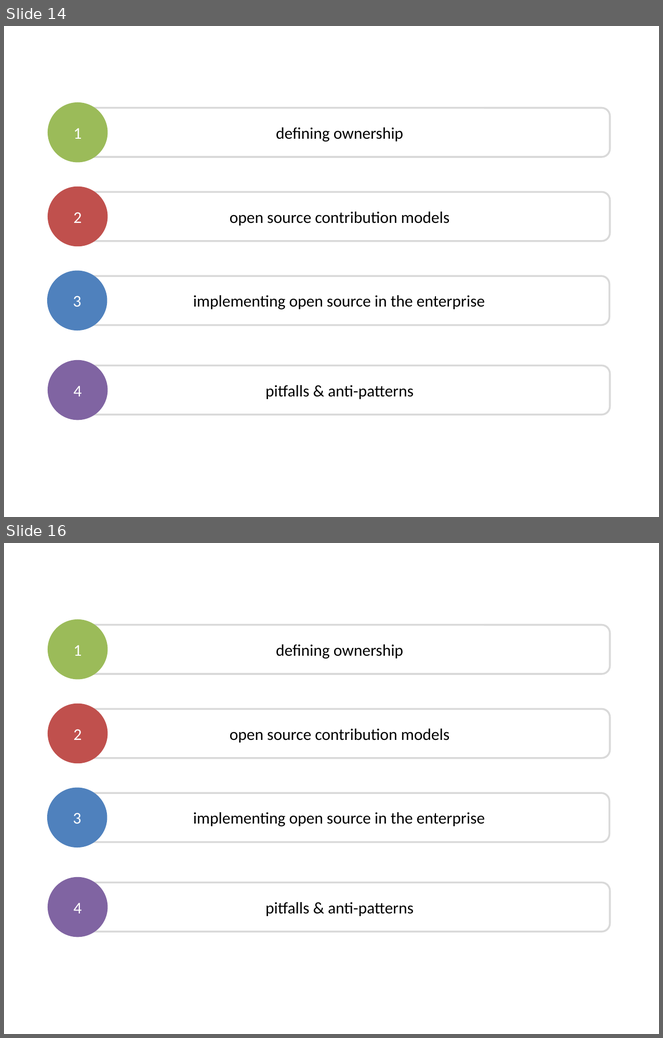
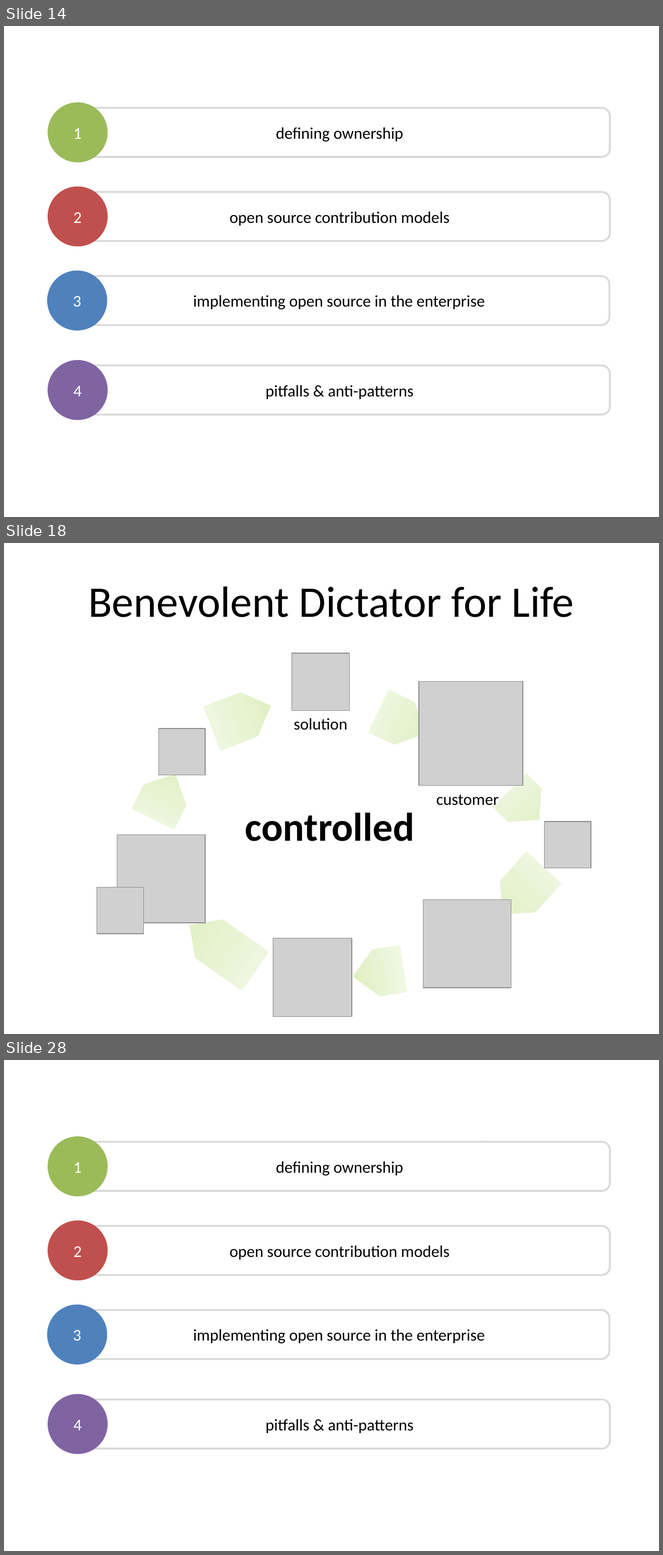
Before and after one commit to dsietz/open-source-model, a slide deck: Adopting the Open Source Model.pptx. Shown one above the other, each under a label of ours: slides 14 and 16 before the commit, slides 14, 18 and 28 after it; the slides between them are not shown. The pictures are 663x1038 and 663x1555 pixels, drawn with LibreOffice and Linux fonts; fonts in the diff are those of the drawing; grey boxes stand for pictures. Boxes give left, top, right and bottom in pixels: in the first picture for what was removed or moved away, otherwise in the second. Text is boxed around its words. In the diff, an @@ line names an element or a change of style, - is before the commit and + after.

```diff
--- a/Adopting the Open Source Model.pptx
+++ b/Adopting the Open Source Model.pptx
@@ slide 18 added at [4, 543, 659, 1034], background #FFFFFF @@
@@ text added at [88, 586, 574, 617], 48 pt, text #000000 @@
+Benevolent Dictator for Life
@@ picture added at [292, 653, 349, 711] @@
@@ picture added at [419, 681, 523, 785] @@
@@ pentagon arrow added at [204, 684, 280, 750], fill gradient #DDEFBB to #E8F4D4 to #F3F9E9 @@
@@ pentagon arrow added at [369, 690, 436, 754], fill gradient #DDEFBB to #E8F4D4 to #F3F9E9 @@
@@ picture added at [158, 729, 205, 775] @@
@@ text added at [294, 718, 347, 730], 18 pt, text #000000 @@
+solution
@@ pentagon arrow added at [132, 763, 196, 829], fill gradient #DDEFBB to #E8F4D4 to #F3F9E9 @@
@@ pentagon arrow added at [493, 774, 556, 836], fill gradient #DDEFBB to #E8F4D4 to #F3F9E9 @@
@@ text added at [437, 795, 499, 806], 18 pt, text #000000 @@
+customer
@@ text added at [245, 813, 415, 841], 44 pt, text #000000, bold @@
+controlled
@@ picture added at [545, 822, 591, 868] @@
@@ picture added at [117, 835, 205, 923] @@
@@ pentagon arrow added at [485, 852, 561, 930], fill gradient #DDEFBB to #E8F4D4 to #F3F9E9 @@
@@ picture added at [97, 888, 143, 934] @@
@@ picture added at [423, 900, 511, 988] @@
@@ pentagon arrow added at [177, 906, 269, 990], fill gradient #DDEFBB to #E8F4D4 to #F3F9E9 @@
@@ picture added at [273, 938, 352, 1017] @@
@@ pentagon arrow added at [349, 945, 407, 1000], fill gradient #DDEFBB to #E8F4D4 to #F3F9E9 @@
@@ what was slide 16 is now slide 28 @@
```
Also in this commit, not shown: 7 slides changed, 11 other slides added.
